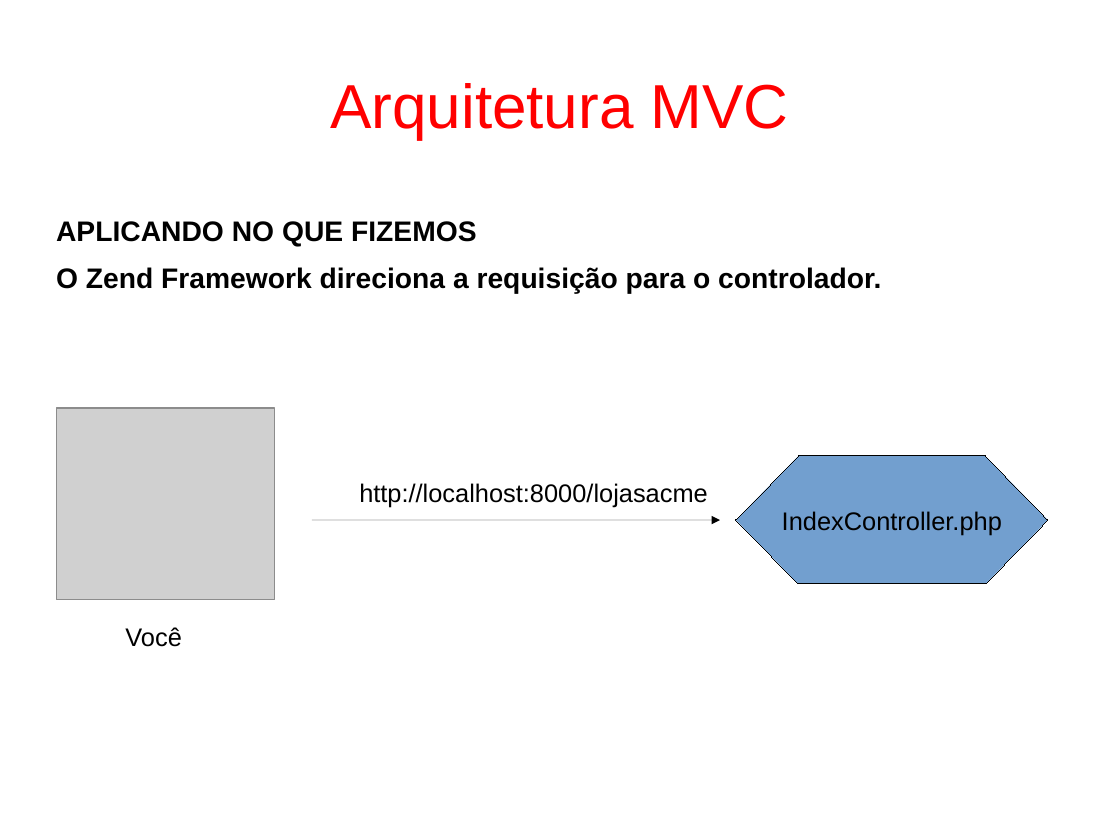
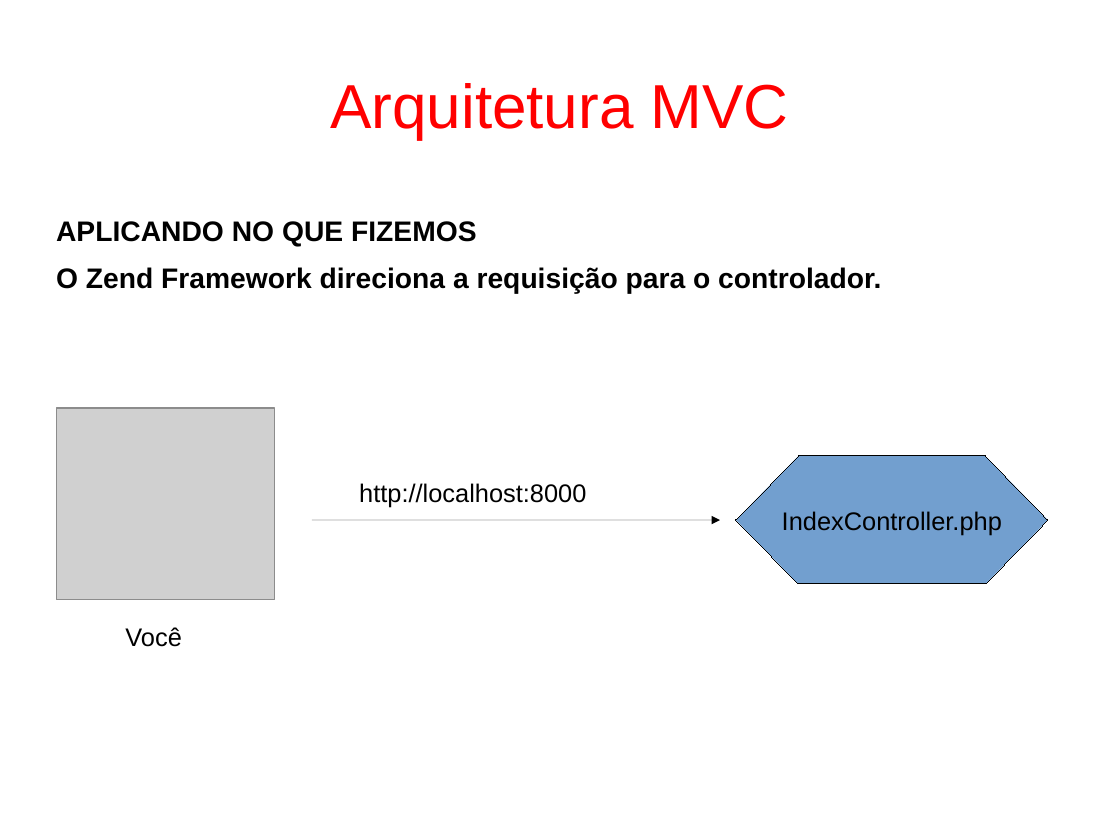
Before and after one commit to fgsl/lojasacme, a slide deck: slide 73 of docs/tutorial.odp. Drawn at 1120x840 pixels with LibreOffice and Linux fonts; fonts in the diff are those of the drawing; grey boxes stand for pictures. Boxes give left, top, right and bottom in pixels: in the first picture for what was removed or moved away, otherwise in the second. Text is boxed around its words. In the diff, an @@ line names an element or a change of style, - is before the commit and + after.

Commit message:
Remover nome do projeto do URL no slide 73 #36

```diff
--- a/docs/tutorial.odp
+++ b/docs/tutorial.odp
@@ text at [359, 483, 586, 508]: text changed @@
-http://localhost:8000/lojasacme
+http://localhost:8000
```
